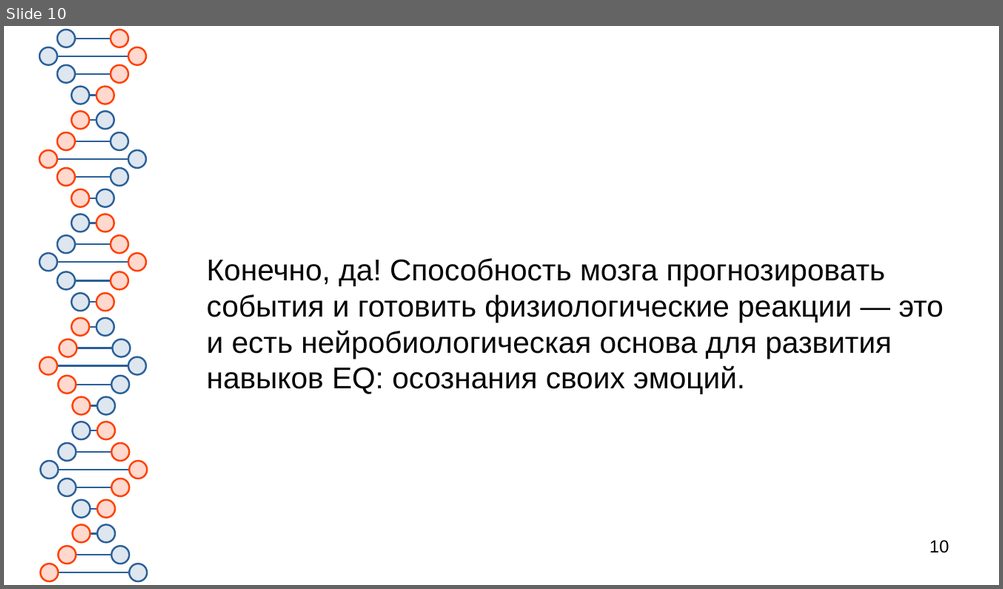
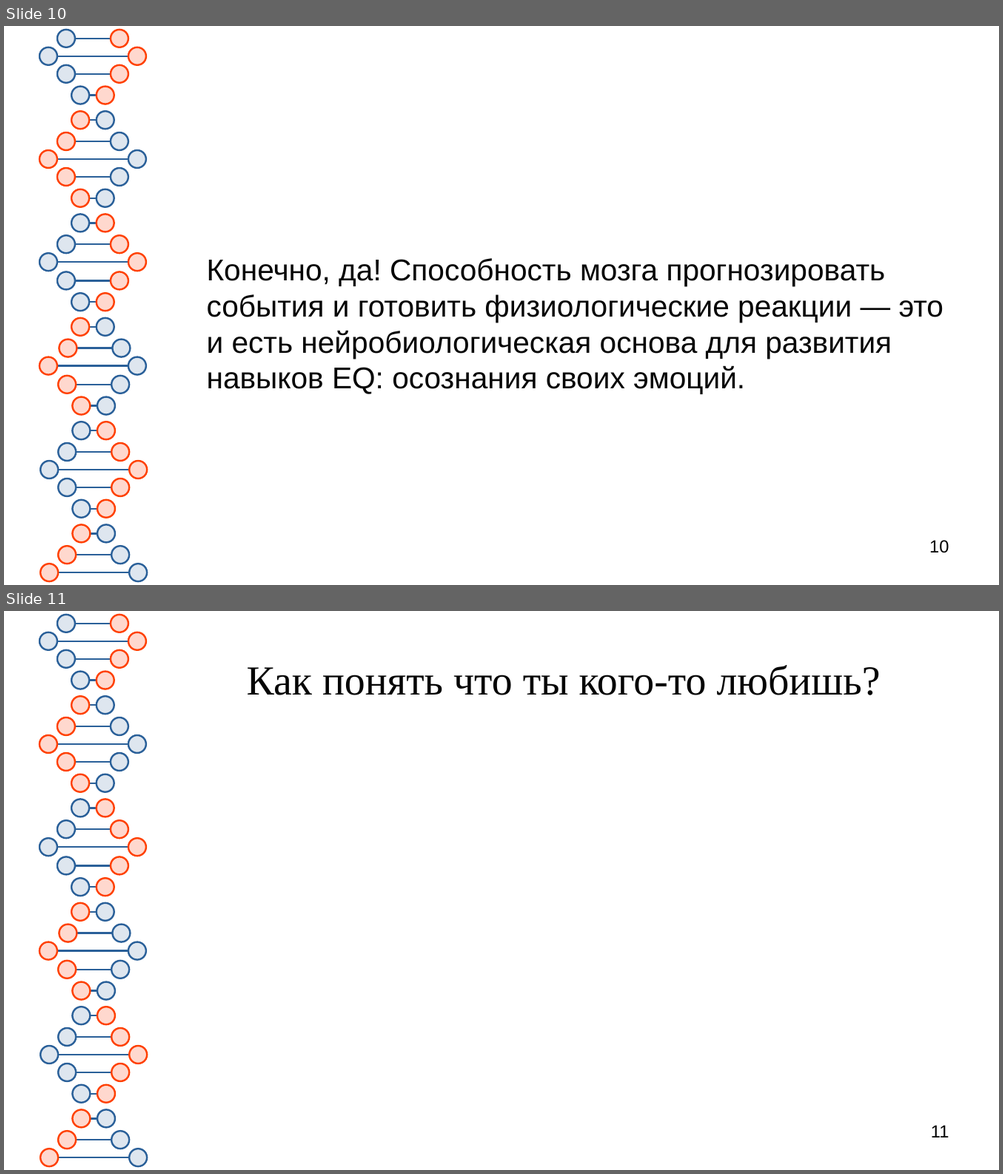
Before and after one commit to Chularev/articles, a slide deck: Psychology/5. Эмоциональный интеллект/Эмоциональный интеллект.odp. Shown one above the other, each under a label of ours: slide 10 before the commit, slides 10 and 11 after it. The pictures are 1003x589 and 1003x1174 pixels, drawn with LibreOffice and Linux fonts; fonts in the diff are those of the drawing. Boxes give left, top, right and bottom in pixels: in the first picture for what was removed or moved away, otherwise in the second. Text is boxed around its words. In the diff, an @@ line names an element or a change of style, - is before the commit and + after.

```diff
--- a/Psychology/5. Эмоциональный интеллект/Эмоциональный интеллект.odp
+++ b/Psychology/5. Эмоциональный интеллект/Эмоциональный интеллект.odp
@@ slide 11 added at (x1=4, y1=611, x2=999, y2=1170), background #FFFFFF; not listed: 81 template elements that a slide beside it also shows @@
@@ title added at (x1=247, y1=665, x2=880, y2=695), 33 pt, text #050505 @@
+Как понять что ты кого-то любишь?
@@ page number added at (x1=930, y1=1125, x2=949, y2=1138), 14 pt, text #000000 @@
+11
```
Also in this commit, not shown: 1 slide removed, 3 other files.
